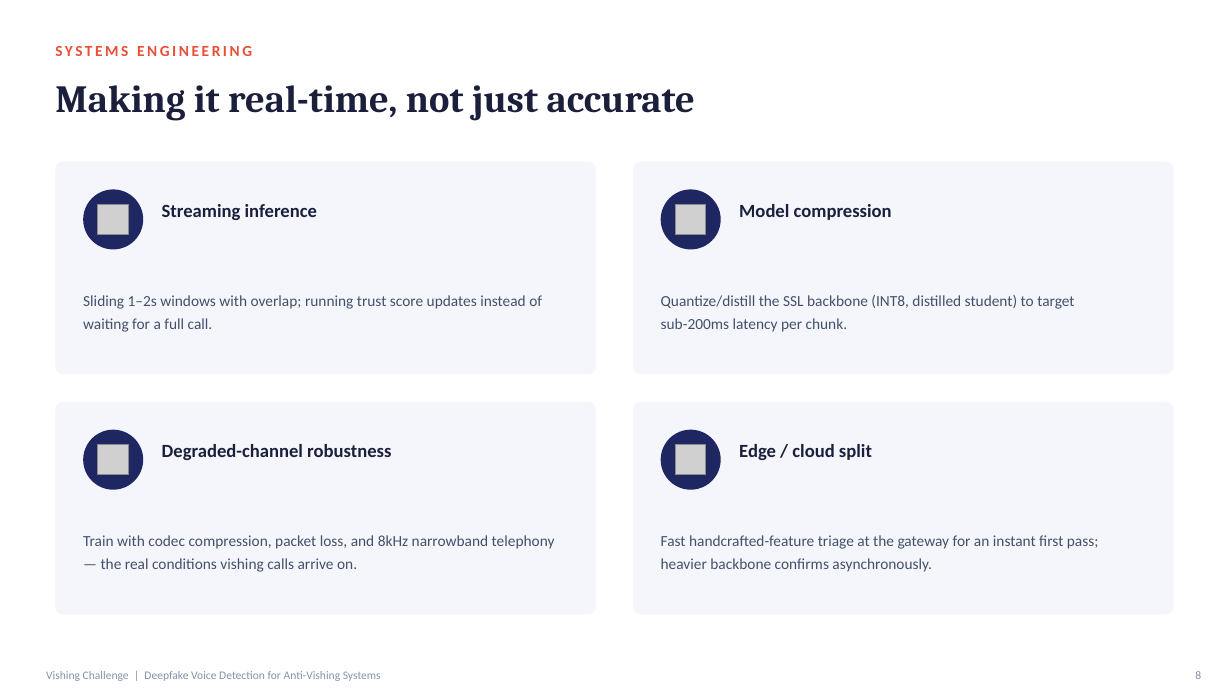
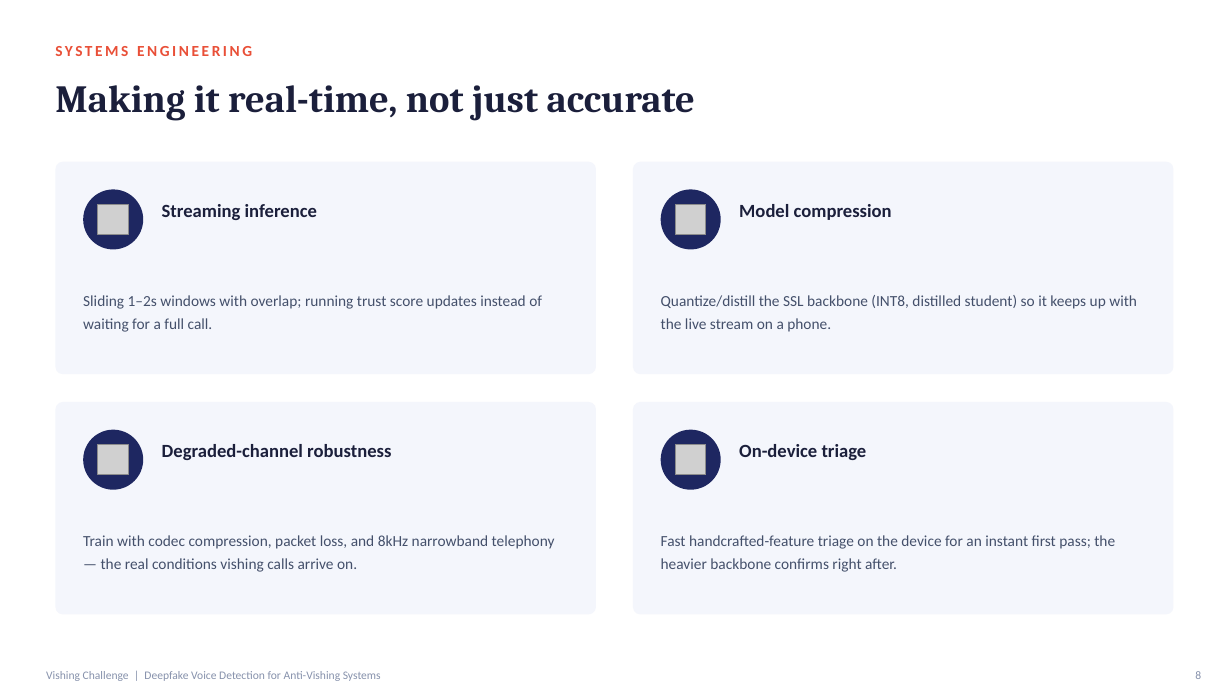
Before and after one commit to mertBiricik/vishing, a slide deck: slide 8 of slides/anti_vishing_proposal.pptx. Drawn at 1232x693 pixels with LibreOffice and Linux fonts; fonts in the diff are those of the drawing; grey boxes stand for pictures. Boxes give left, top, right and bottom in pixels: in the first picture for what was removed or moved away, otherwise in the second. Text is boxed around its words. In the diff, an @@ line names an element or a change of style, - is before the commit and + after.

```diff
--- a/slides/anti_vishing_proposal.pptx
+++ b/slides/anti_vishing_proposal.pptx
@@ text at box(661, 295, 1137, 332): text changed @@
-Quantize/distill the SSL backbone (INT8, distilled student) to target sub-200ms latency per chunk.
+Quantize/distill the SSL backbone (INT8, distilled student) so it keeps up with the live stream on a phone.
@@ text at box(739, 444, 867, 460): text changed @@
-Edge / cloud split
+On-device triage
@@ text at box(661, 535, 1115, 572): text changed @@
-Fast handcrafted-feature triage at the gateway for an instant first pass; heavier backbone confirms asynchronously.
+Fast handcrafted-feature triage on the device for an instant first pass; the heavier backbone confirms right after.
```
Also in this commit, not shown: 3 other slides changed, 1 other file.
